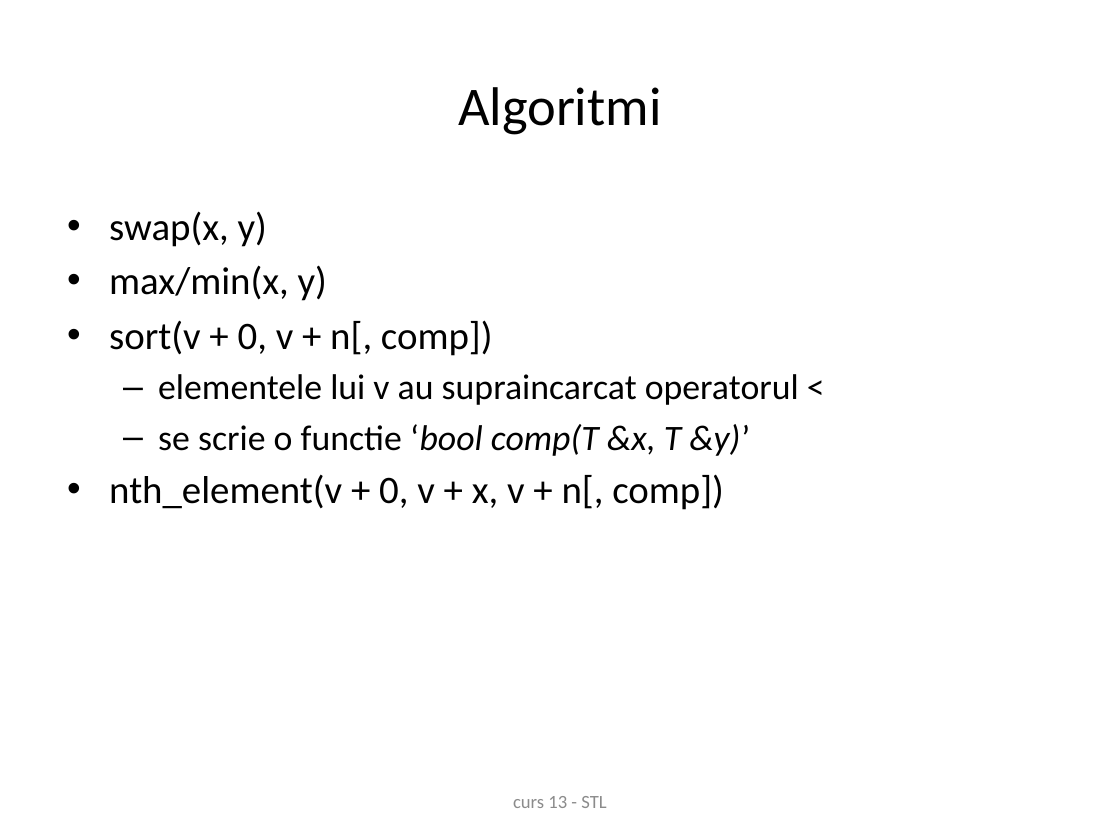
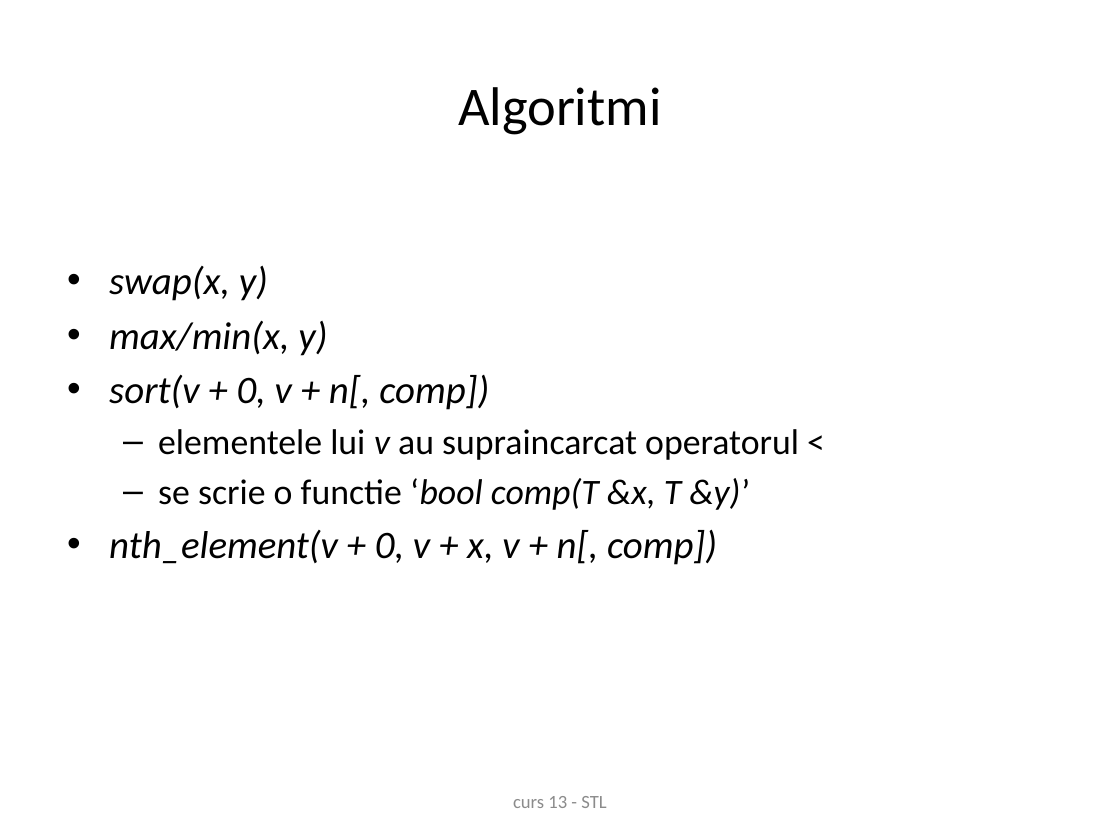
Before and after one commit to andreiparvu/stl, a slide deck: slide 3 of curs13.pptx. Drawn at 1120x840 pixels with LibreOffice and Linux fonts; fonts in the diff are those of the drawing; background and template pictures are left out. Boxes give left, top, right and bottom in pixels: in the first picture for what was removed or moved away, otherwise in the second. Text is boxed around its words. In the diff, an @@ line names an element or a change of style, - is before the commit and + after.

```diff
--- a/curs13.pptx
+++ b/curs13.pptx
@@ text at <box>109,265,799,565</box>: italic on in "swap(x, y)", "max/min(x, y)", "sort(v + 0, v + n[, comp])", "v" and 1 more places @@
```
Also in this commit, not shown: 9 other slides changed, 1 slide added.
